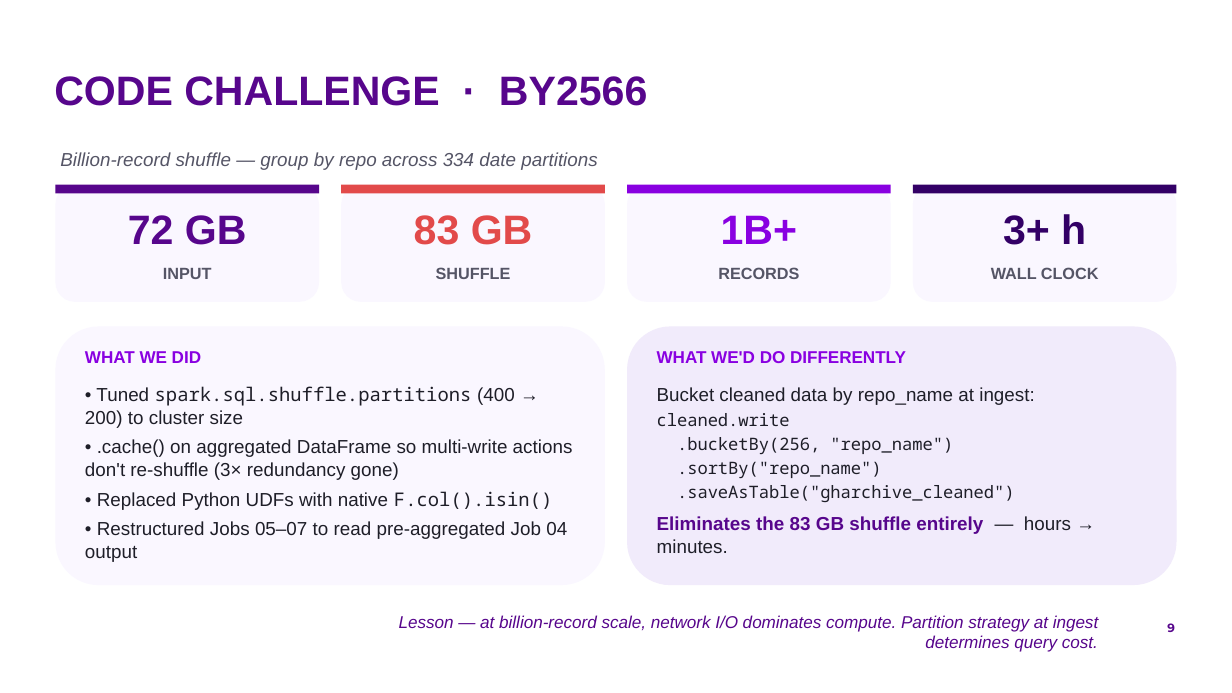
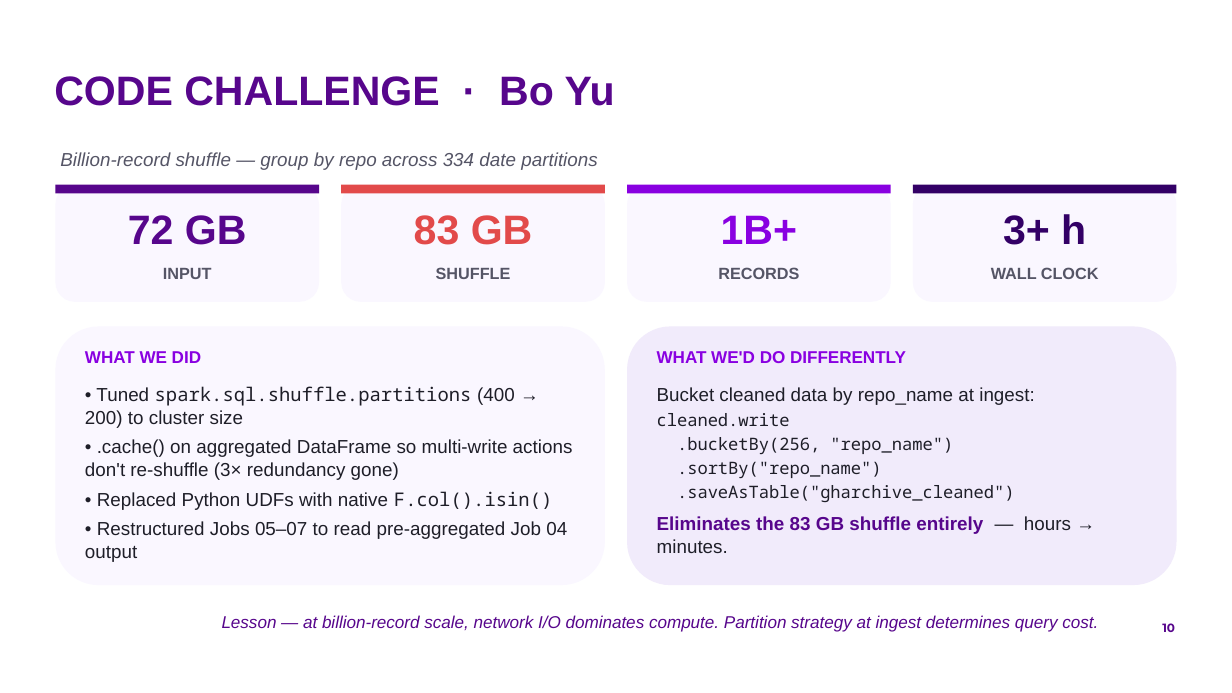
Before and after one commit to by2566-hash/OSS_Pulse, a slide deck: slide 10 of report/presentation/group9_oss_pulse.pptx (slide 9 before the commit). Drawn at 1232x693 pixels with LibreOffice and Linux fonts; fonts in the diff are those of the drawing; background and template pictures are left out. Boxes give left, top, right and bottom in pixels: in the first picture for what was removed or moved away, otherwise in the second. Text is boxed around its words. In the diff, an @@ line names an element or a change of style, - is before the commit and + after.

```diff
--- a/report/presentation/group9_oss_pulse.pptx
+++ b/report/presentation/group9_oss_pulse.pptx
@@ title at [54,76,615,106]: text changed @@
-CODE CHALLENGE · BY2566
+CODE CHALLENGE · Bo Yu
@@ text "Lesson — at billion-record scale, ..." rewrapped from [399,615,1099,652] to [222,615,1098,632] @@
@@ page number at [1162,623,1175,632]: text changed @@
-9
+10
```
Also in this commit, not shown: 13 other slides changed, 2 slides added, 1 slide removed, 3 other files.
